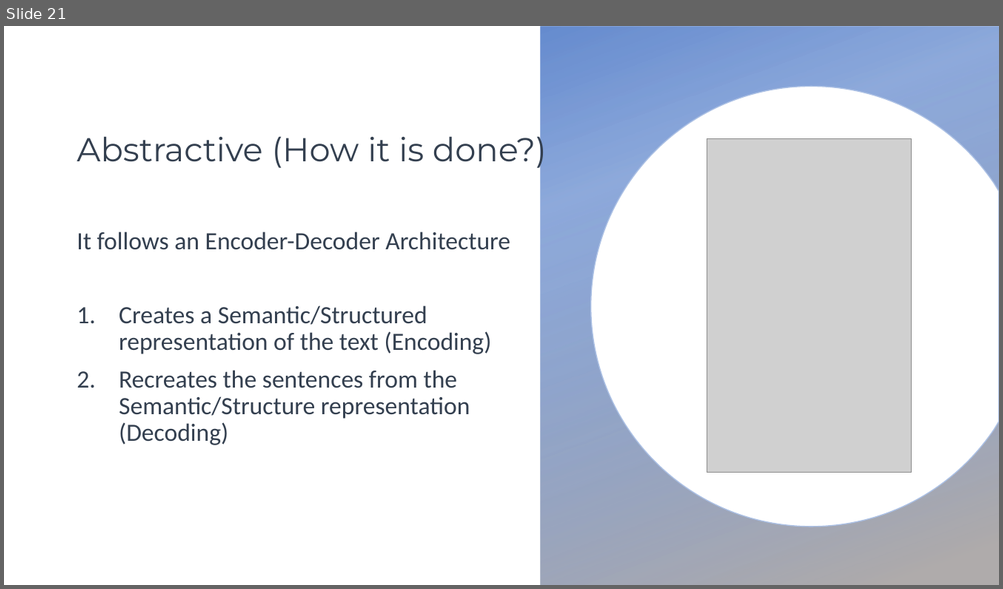
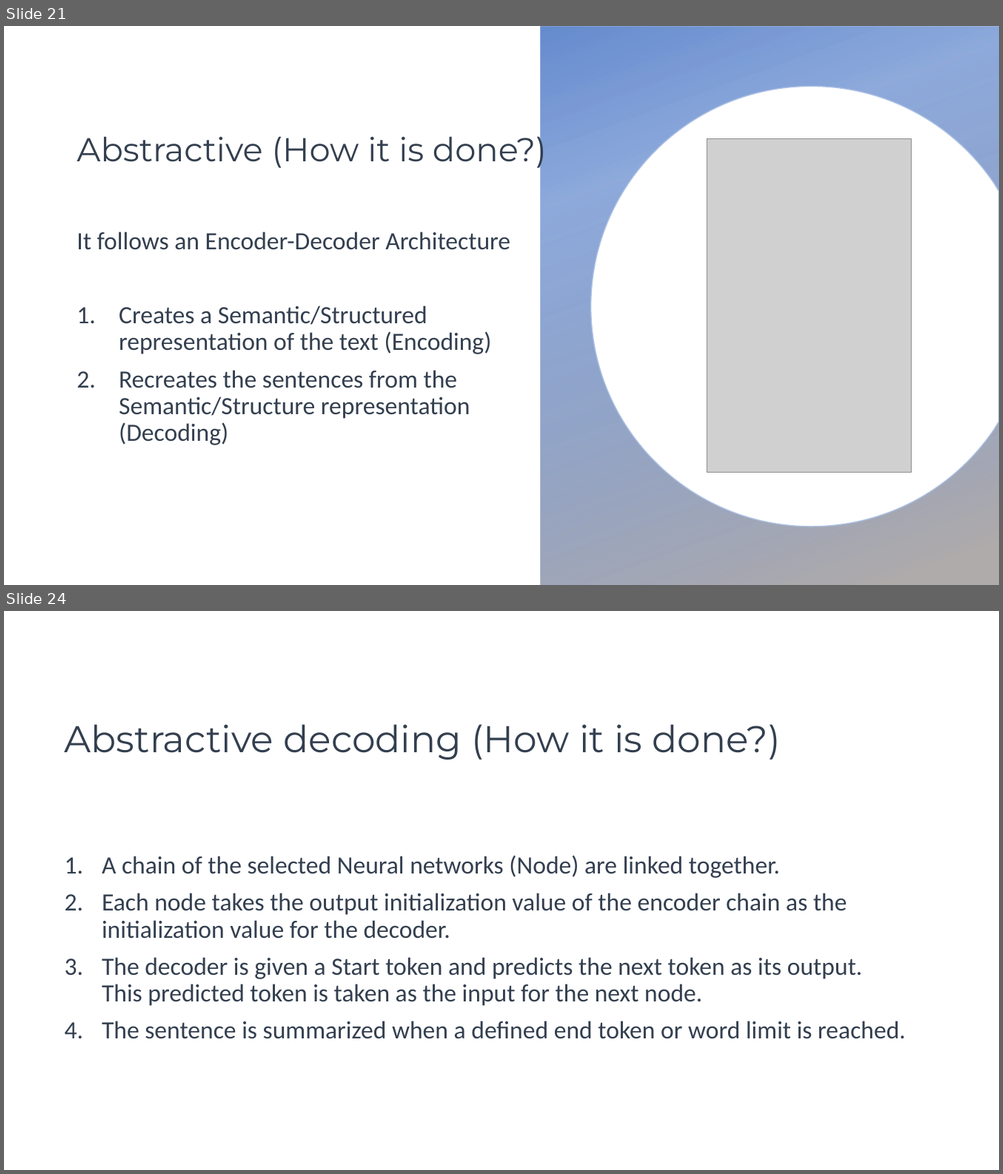
Before and after one commit to mhserry/F21AA, a slide deck: CW2/Text Summarization.pptx. Shown one above the other, each under a label of ours: slide 21 before the commit, slides 21 and 24 after it; the slides between them are not shown. The pictures are 1003x589 and 1003x1174 pixels, drawn with LibreOffice and Linux fonts; fonts in the diff are those of the drawing; grey boxes stand for pictures; background and template pictures are left out. Boxes give left, top, right and bottom in pixels: in the first picture for what was removed or moved away, otherwise in the second. Text is boxed around its words. In the diff, an @@ line names an element or a change of style, - is before the commit and + after.

```diff
--- a/CW2/Text Summarization.pptx
+++ b/CW2/Text Summarization.pptx
@@ slide 24 added at (4, 611, 999, 1170), background #FFFFFF @@
@@ title added at (65, 724, 780, 760), 36 pt, text #333F50 @@
+Abstractive decoding (How it is done?)
@@ text added at (102, 855, 905, 1039), 24 pt, text #333F50 @@
+1. A chain of the selected Neural networks (Node) are linked together.
+2. Each node takes the output initialization value of the encoder chain as the initialization value for the decoder.
+3. The decoder is given a Start token and predicts the next token as its output. This predicted token is taken as the input for the next node.
+4. The sentence is summarized when a defined end token or word limit is reached.
```
Also in this commit, not shown: 1 slide changed, 1 other slide added, 1 slide removed.
